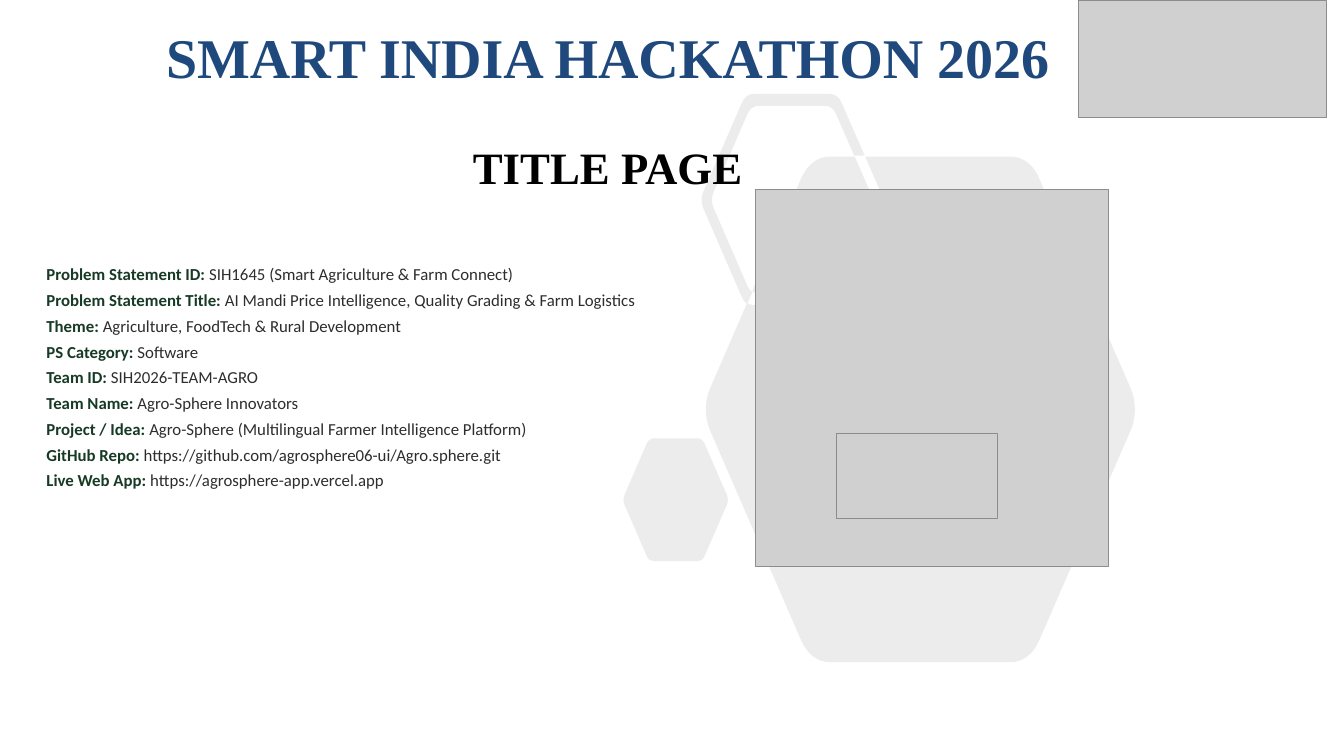
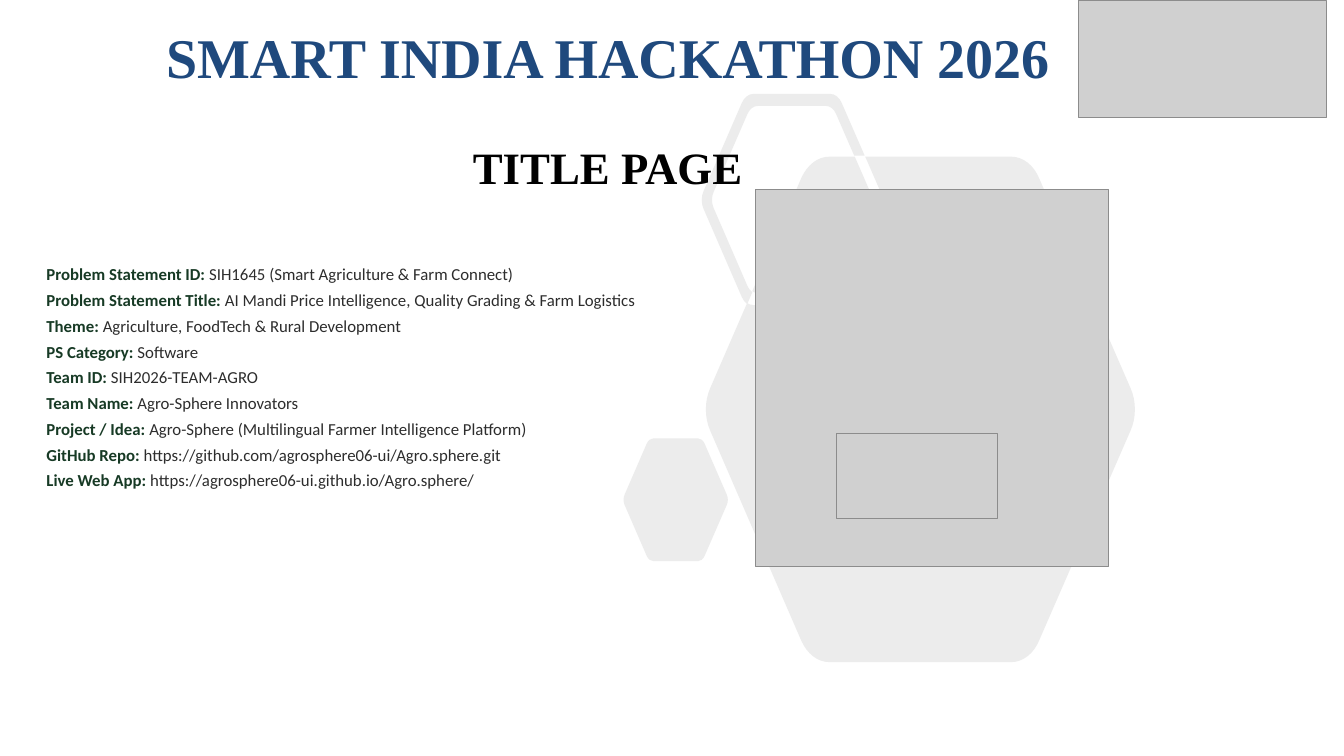
Before and after one commit to agrosphere06-ui/Agro.sphere, a slide deck: slide 1 of Agro_Sphere_SIH2026_Idea_Presentation.pptx. Drawn at 1344x756 pixels with LibreOffice and Linux fonts; fonts in the diff are those of the drawing; grey boxes stand for pictures. Boxes give left, top, right and bottom in pixels: in the first picture for what was removed or moved away, otherwise in the second. Text is boxed around its words. In the diff, an @@ line names an element or a change of style, - is before the commit and + after.

Commit message:
Update PPT presentation and server with permanent GitHub Pages live link

```diff
--- a/Agro_Sphere_SIH2026_Idea_Presentation.pptx
+++ b/Agro_Sphere_SIH2026_Idea_Presentation.pptx
@@ text at <box>46,474,474,489</box>: text changed @@
-Live Web App: https://agrosphere-app.vercel.app
+Live Web App: https://agrosphere06-ui.github.io/Agro.sphere/
```
Also in this commit, not shown: 1 other slide changed, 2 other files.
